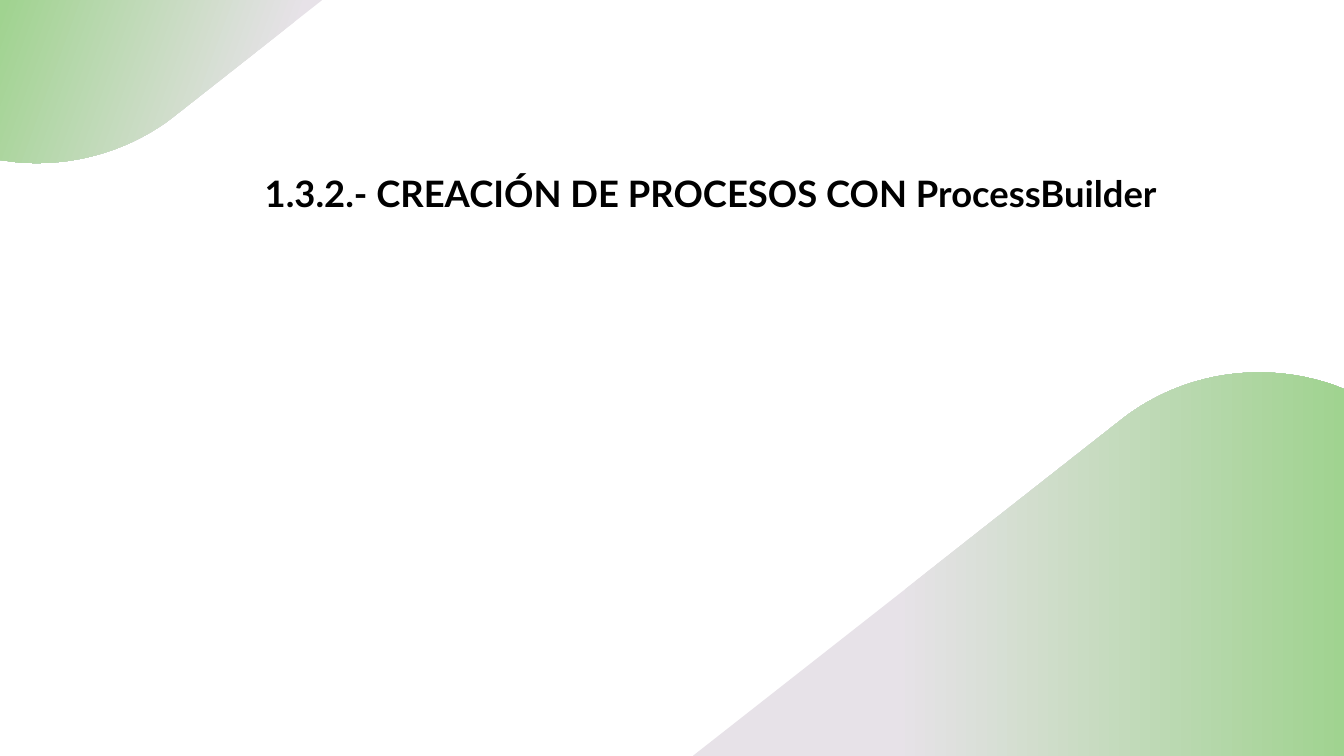
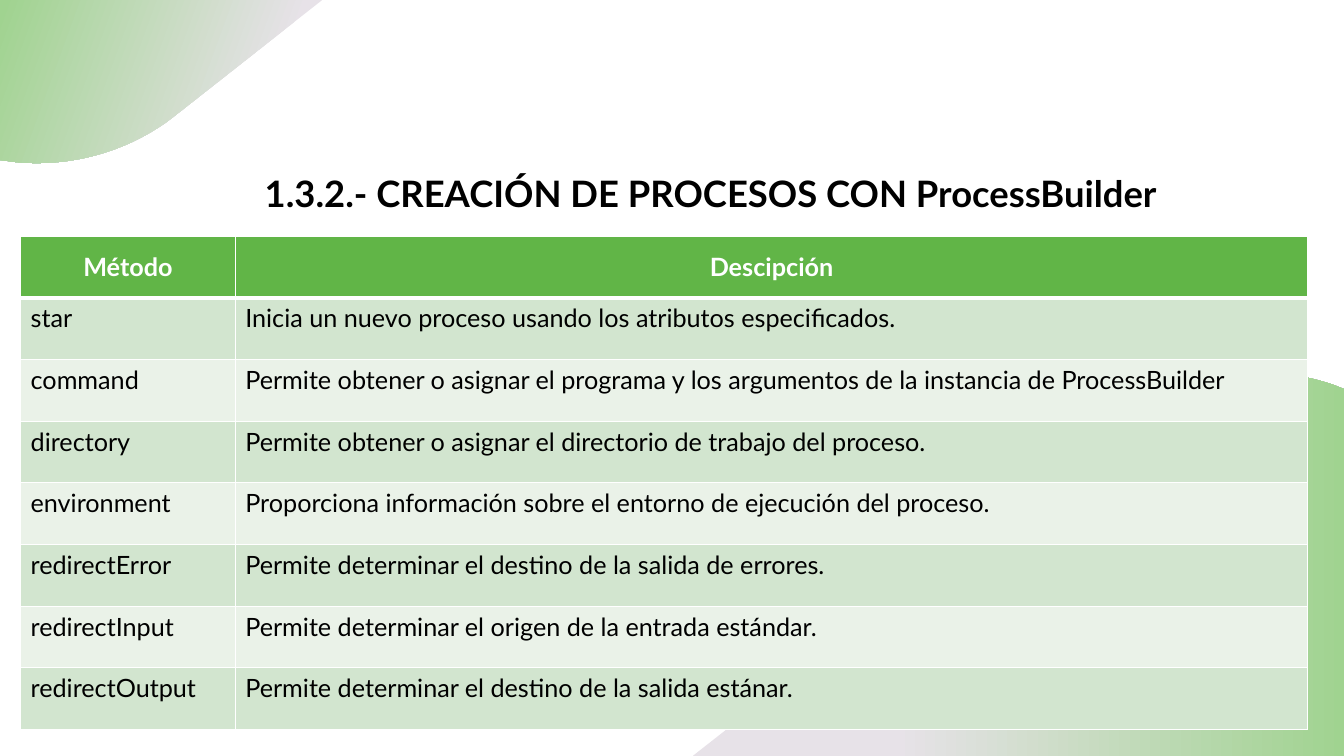
Before and after one commit to Terciodecuplo/DAMSecondYear, a slide deck: slide 28 of Modulos/PSP/Tema_1/Teoría Tema1.pptx. Drawn at 1344x756 pixels with LibreOffice and Linux fonts; fonts in the diff are those of the drawing. Boxes give left, top, right and bottom in pixels: in the first picture for what was removed or moved away, otherwise in the second. Text is boxed around its words. In the diff, an @@ line names an element or a change of style, - is before the commit and + after.

```diff
--- a/Modulos/PSP/Tema_1/Teoría Tema1.pptx
+++ b/Modulos/PSP/Tema_1/Teoría Tema1.pptx
@@ table added at box(20, 236, 1308, 738), 8 rows, 2 columns @@
+Método | Descipción
+star | Inicia un nuevo proceso usando los atributos especificados.
+command | Permite obtener o asignar el programa y los argumentos de la instancia de ProcessBuilder
+directory | Permite obtener o asignar el directorio de trabajo del proceso.
+environment | Proporciona información sobre el entorno de ejecución del proceso.
+redirectError | Permite determinar el destino de la salida de errores.
+redirectInput | Permite determinar el origen de la entrada estándar.
+redirectOutput | Permite determinar el destino de la salida estánar.
```
Also in this commit, not shown: 3 other slides changed, 8 other files.
